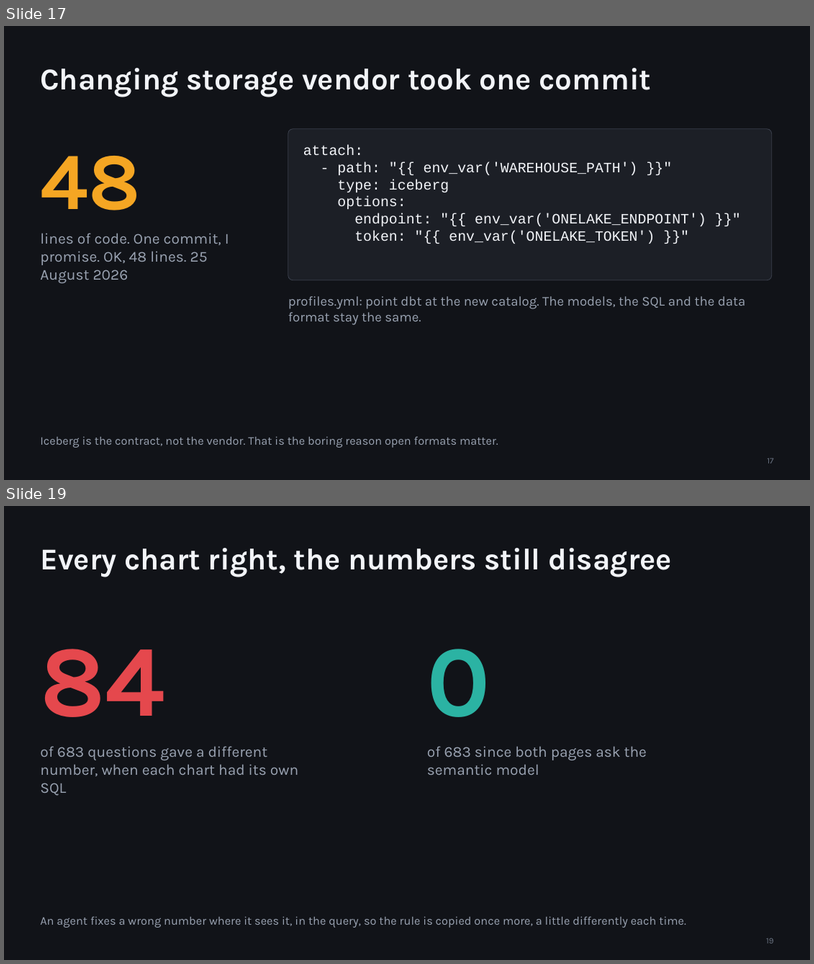
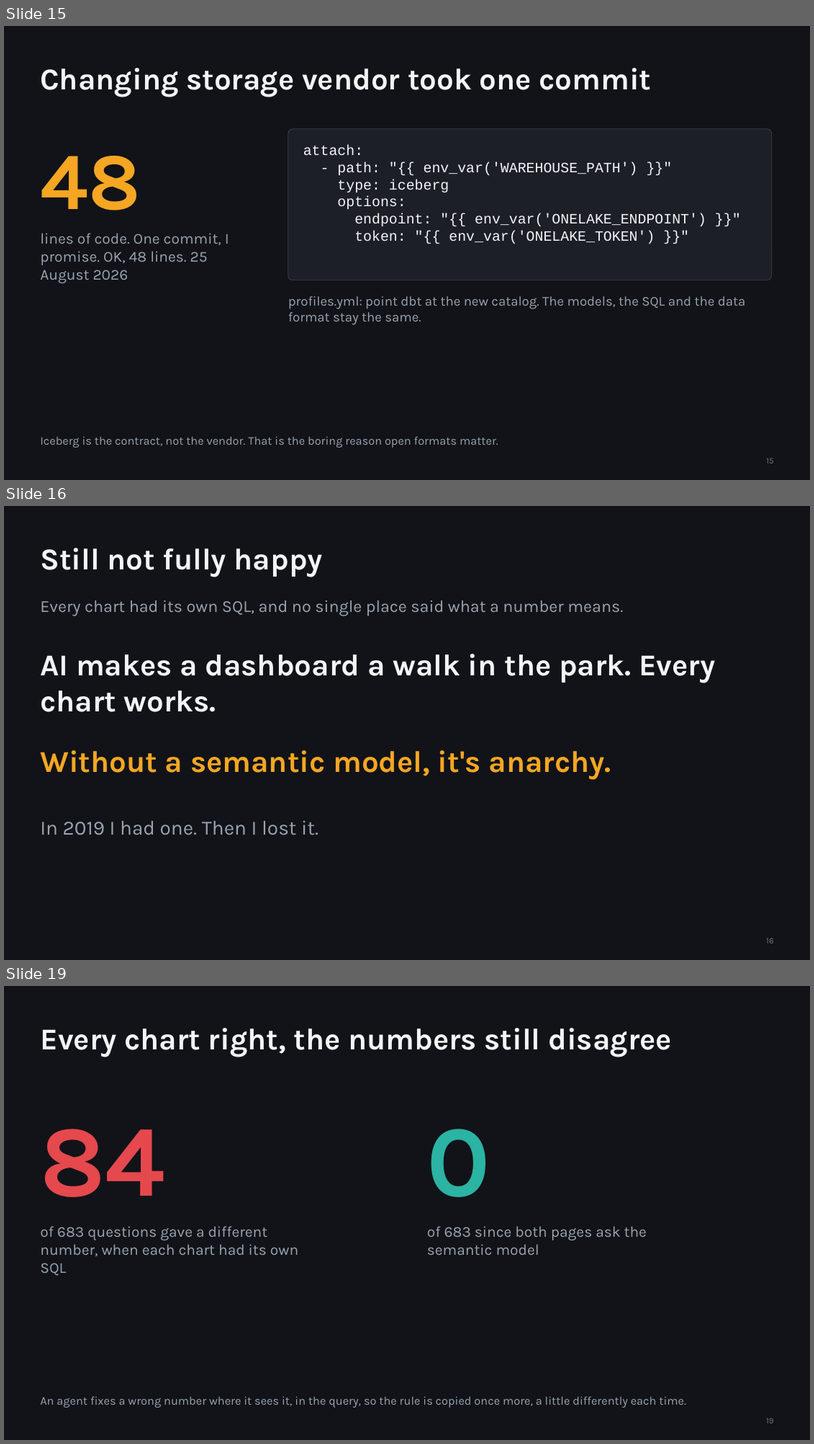
Before and after one commit to djouallah/presentations, a slide deck: analytics-as-code/analytics-as-code.pptx. Shown one above the other, each under a label of ours: slides 17 and 19 before the commit, slides 15, 16 and 19 after it; the slides between them are not shown. The pictures are 814x964 and 814x1444 pixels, drawn with LibreOffice and Linux fonts; fonts in the diff are those of the drawing. Boxes give left, top, right and bottom in pixels: in the first picture for what was removed or moved away, otherwise in the second. Text is boxed around its words. In the diff, an @@ line names an element or a change of style, - is before the commit and + after.

```diff
--- a/analytics-as-code/analytics-as-code.pptx
+++ b/analytics-as-code/analytics-as-code.pptx
@@ slide 16 added at bbox=[4, 506, 810, 960], background #111318 @@
@@ title added at bbox=[40, 548, 323, 577], 36 pt, text #F2F4F8, bold @@
+Still not fully happy
@@ text added at bbox=[40, 600, 623, 616], 20 pt, text #9AA3B2 @@
+Every chart had its own SQL, and no single place said what a number means.
@@ text added at bbox=[40, 654, 715, 712], 36 pt, text #F2F4F8, bold @@
+AI makes a dashboard a walk in the park. Every chart works.
@@ text added at bbox=[40, 750, 612, 780], 36 pt, text #F5A623, bold @@
+Without a semantic model, it's anarchy.
@@ text added at bbox=[40, 821, 319, 835], 24 pt, text #9AA3B2 @@
+In 2019 I had one. Then I lost it.
@@ page number added at bbox=[766, 937, 774, 943], 10 pt, text #6B7483 @@
+16
@@ what was slide 17 is now slide 15 @@
@@ page number at bbox=[766, 458, 774, 463]: text changed @@
-17
+15
```
Also in this commit, not shown: 1 slide changed, 1 other slide added, 2 slides removed, 2 other files.
